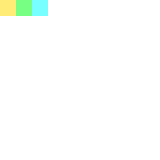
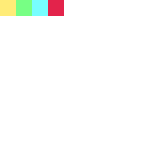
Two versions of the same layered image (160×160). Layer-by-layer changes:
added layer "Calque 4" above "Calque 3" over [48, 0, 64, 16]
